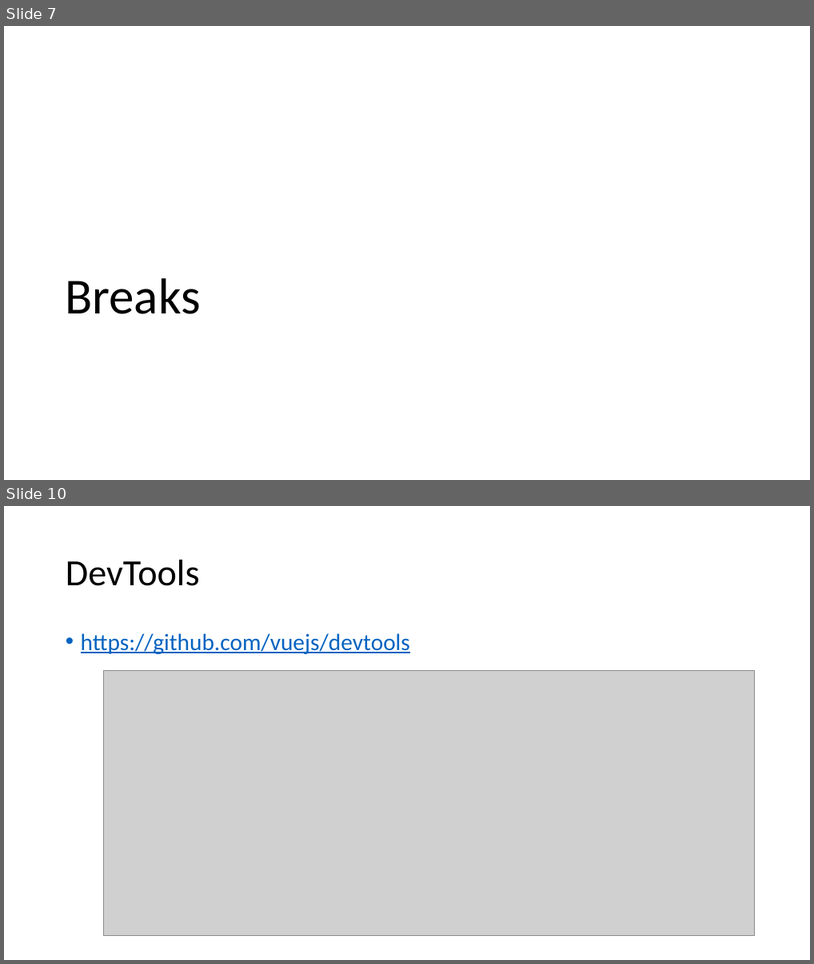
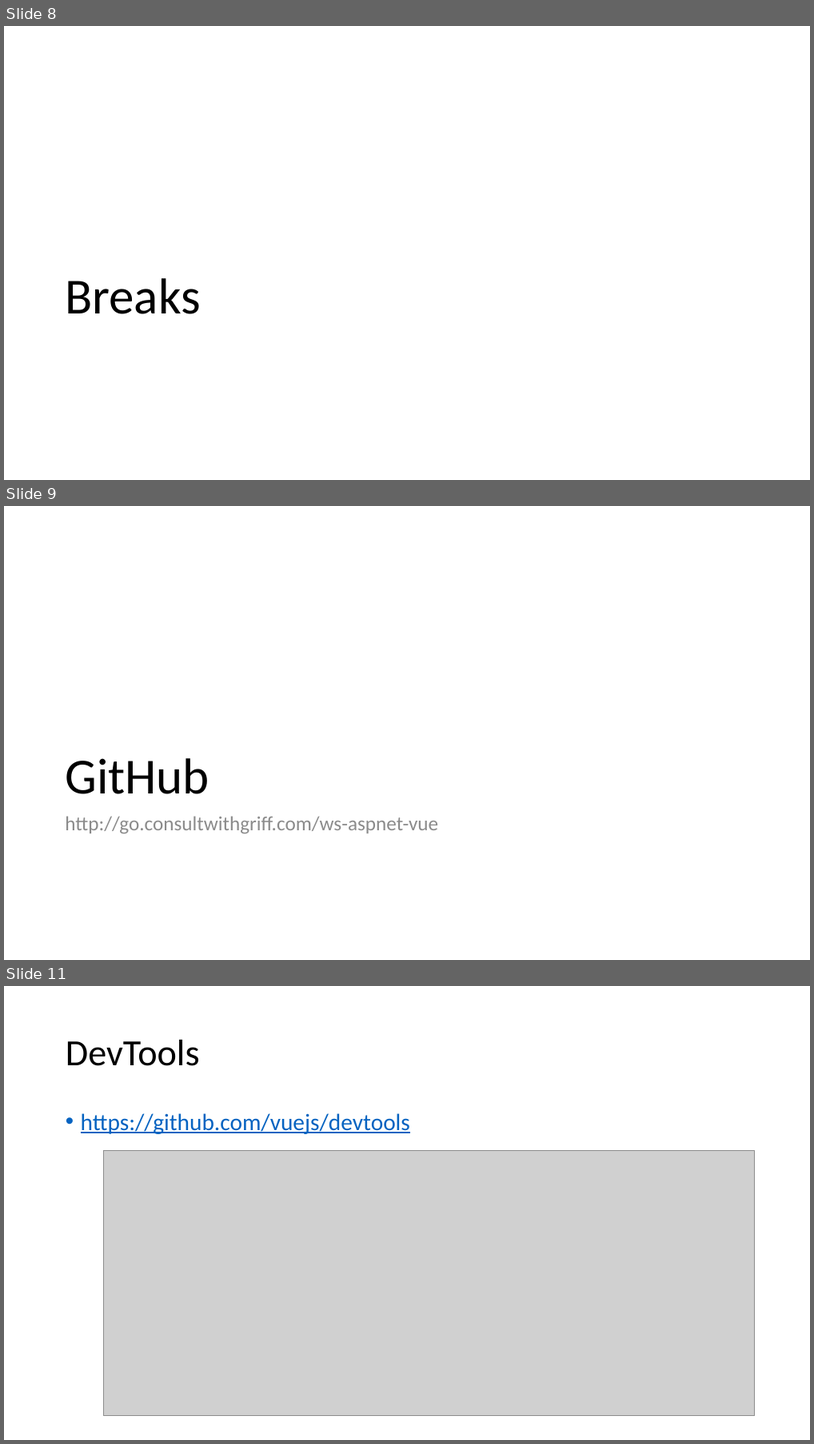
Before and after one commit to 1kevgriff/Workshop-SPA-with-ASPNETCORE-VueJS, a slide deck: Slides/1_Welcome.pptx. Shown one above the other, each under a label of ours: slides 7 and 10 before the commit, slides 8, 9 and 11 after it; the slides between them are not shown. The pictures are 814x964 and 814x1444 pixels, drawn with LibreOffice and Linux fonts; fonts in the diff are those of the drawing; grey boxes stand for pictures. Boxes give left, top, right and bottom in pixels: in the first picture for what was removed or moved away, otherwise in the second. Text is boxed around its words. In the diff, an @@ line names an element or a change of style, - is before the commit and + after.

```diff
--- a/Slides/1_Welcome.pptx
+++ b/Slides/1_Welcome.pptx
@@ slide 9 added at (4, 506, 810, 960), background #FFFFFF @@
@@ title added at (65, 758, 210, 794), 60 pt, text #000000 @@
+GitHub
@@ text added at (65, 816, 438, 833), 24 pt, text #8C8C8C @@
+http://go.consultwithgriff.com/ws-aspnet-vue
@@ what was slide 7 is now slide 8 @@
@@ what was slide 10 is now slide 11 @@
```
Also in this commit, not shown: 1 slide changed, 5 other slides added, 2 slides removed, 12 other files.
